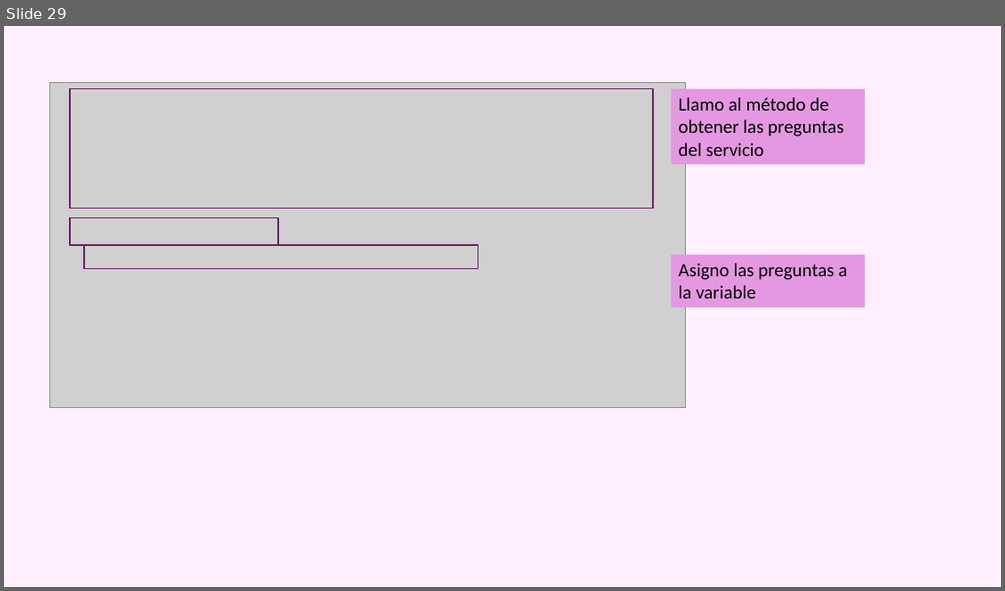
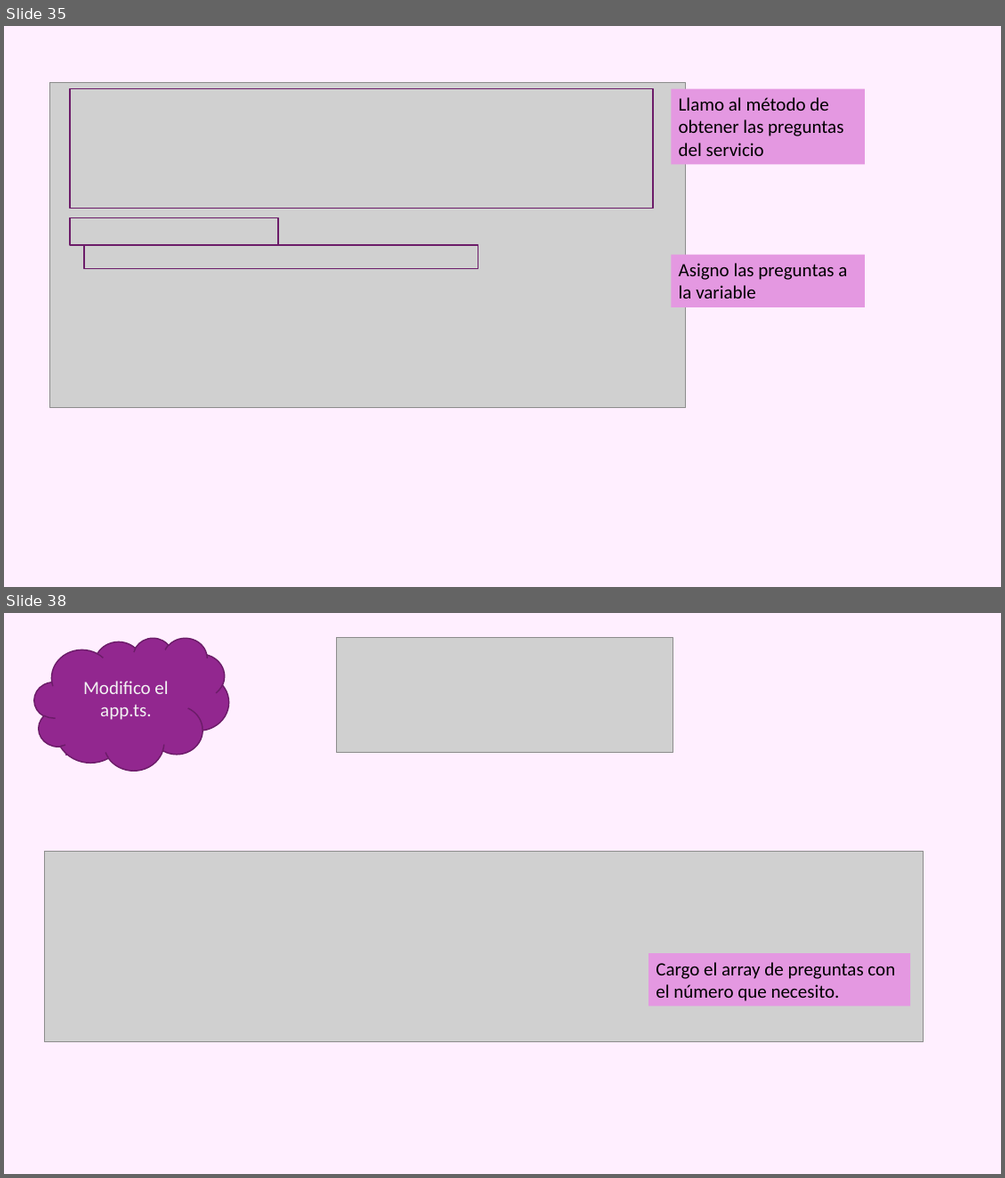
Before and after one commit to azaharafernandezguizan/STEMTrivial, a slide deck: Documents/Trivial_Aurelia.pptx. Shown one above the other, each under a label of ours: slide 29 before the commit, slides 35 and 38 after it; the slides between them are not shown. The pictures are 1005x591 and 1005x1178 pixels, drawn with LibreOffice and Linux fonts; fonts in the diff are those of the drawing; grey boxes stand for pictures. Boxes give left, top, right and bottom in pixels: in the first picture for what was removed or moved away, otherwise in the second. Text is boxed around its words. In the diff, an @@ line names an element or a change of style, - is before the commit and + after.

```diff
--- a/Documents/Trivial_Aurelia.pptx
+++ b/Documents/Trivial_Aurelia.pptx
@@ slide 38 added at [4, 613, 1001, 1174], background #FFEFFF @@
@@ cloud added at [34, 638, 229, 770], fill #92278F, outline #6C1D6A 1.25 pt @@
@@ picture added at [336, 638, 672, 752] @@
@@ line added from (66, 755) to (66, 681), #92278F 1.5 pt @@
@@ text added at [83, 681, 168, 720], 18 pt, text #F2F2F2 @@
+Modifico el app.ts.
@@ picture added at [45, 851, 923, 1041] @@
@@ rectangle added at [648, 953, 910, 1006], fill #E498E1, 18 pt, text #000000 @@
+Cargo el array de preguntas con el número que necesito.
@@ what was slide 29 is now slide 35 @@
```
Also in this commit, not shown: 15 other slides added, 4 other files.
